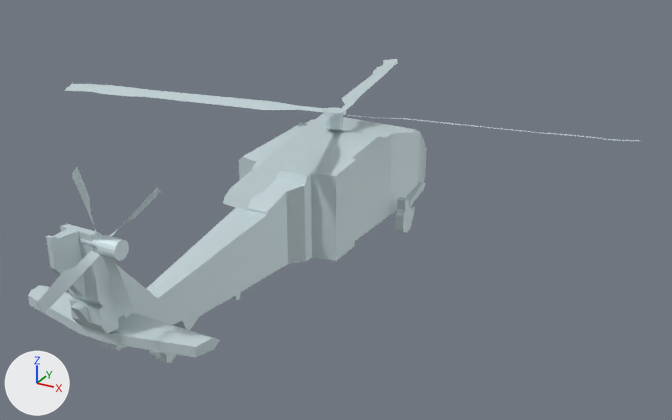
What one commit did to the glTF model public/aircraft-models/H60.glb.
Both versions are drawn from a 50 mm lens placed at (14.8, -23.3, 13.9), pointed at (1.2, 1.3, 1.6). Lighting does not change. The marker at lower left points along +X, +Y and +Z. The picture after the commit comes second. Vertices at exactly the same position are counted once.

The first picture shows 'Aircraft visual hull', 'Rotor 1789435974971-a8efygf71ys', 'Rotor 1789480469367-g70trk64pj'.
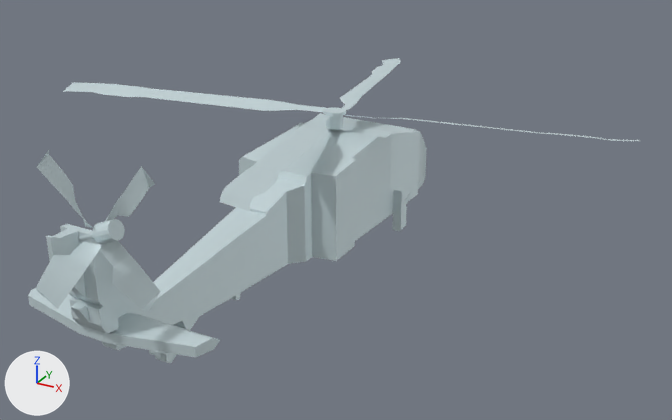
Diff of the bpy script that builds the scene:
```diff
--- a/public/aircraft-models/H60.glb.py
+++ b/public/aircraft-models/H60.glb.py
@@ me_mesh_1 @@
 # used by ob_rotor_1789435974971_a8efygf71ys; location = (0.0, 0.0, 0.0)
-me_mesh_1.from_pydata(...)  # 547 vertices, 1072 faces; spans x -10.1..9.7, y -6.0..13.8, z 3.3..4.8
+me_mesh_1.from_pydata(...)  # 547 vertices, 1072 faces; spans x -10.2..9.7, y -6.1..13.8, z 3.3..4.8
+# me_mesh_1 part 1: the whole mesh is multiplied about its middle by the matrix ((1.0, 0.004, 0.0), (-0.004, 1.0, 0.0), (0.0, 0.0, 1.0))
 me_mesh_1.materials.append(mat_airframe_aluminum)
@@ me_mesh_2 @@
 # used by ob_rotor_1789480469367_g70trk64pj; location = (0.0, 0.0, 0.0)
-me_mesh_2.from_pydata(...)  # 547 vertices, 1056 faces; spans x 0.0..1.31, y -11.11..-6.75, z 2.38..6.74
+me_mesh_2.from_pydata(...)  # 547 vertices, 1056 faces; spans x -0.19..1.56, y -11.13..-6.72, z 2.81..6.9
+# me_mesh_2 part 2: the loose piece of 67 vertices spanning x 0.0..1.31, y -9.17..-8.68, z 4.31..4.81 is turned -22 degrees about the y axis through its middle, then moved by (-0.05, 0.0, 0.25)
+# me_mesh_2 part 3: the loose piece of 120 vertices spanning x 0.63..0.84, y -8.71..-6.75, z 4.62..5.32 is multiplied about its middle by the matrix ((1.972, 0.106, -0.768), (0.0, 1.075, -0.282), (0.797, -0.261, 1.902)), then moved by (-0.3, -0.02, 0.31)
+# me_mesh_2 part 4: the loose piece of 120 vertices spanning x 0.63..0.84, y -9.68..-8.99, z 4.78..6.74 is multiplied about its middle by the matrix ((1.972, -0.106, -0.403), (0.0, 2.051, 0.282), (0.797, 0.261, 0.997)), then moved by (-0.55, -0.09, 0.14)
+# me_mesh_2 part 5: the loose piece of 120 vertices spanning x 0.63..0.84, y -11.11..-9.15, z 3.8..4.5 is multiplied about its middle by the matrix ((1.972, 0.106, -0.768), (0.0, 1.075, -0.282), (0.797, -0.261, 1.902)), then moved by (0.08, 0.02, 0.2)
+# me_mesh_2 part 6: the loose piece of 120 vertices spanning x 0.63..0.84, y -8.87..-8.17, z 2.38..4.34 is multiplied about its middle by the matrix ((1.972, -0.106, -0.403), (0.0, 2.051, 0.282), (0.797, 0.261, 0.997)), then moved by (0.33, 0.09, 0.36)
 me_mesh_2.materials.append(mat_airframe_aluminum)
```

Changed parts and their boxes (x1, y1, x2, y2) in the pictures (672 x 420 px; the box of a moved part takes in the faces that stretch with it):
'Rotor 1789480469367-g70trk64pj', reshaped
    before: (37, 164, 162, 318)
    after: (36, 150, 161, 312)
'Rotor 1789435974971-a8efygf71ys', reshaped
    before: (64, 59, 640, 211)
    after: (64, 58, 640, 212)
part 1 of me_mesh_1, moved or reshaped
    before: (64, 59, 624, 211)
    after: (64, 58, 623, 212)
part 2 of me_mesh_2, moved or reshaped
    before: (78, 235, 129, 261)
    after: (78, 219, 125, 244)
part 3 of me_mesh_2, moved or reshaped
    before: (109, 186, 162, 236)
    after: (104, 166, 155, 222)
part 4 of me_mesh_2, moved or reshaped
    before: (72, 164, 100, 239)
    after: (37, 150, 93, 228)
part 5 of me_mesh_2, moved or reshaped
    before: (37, 250, 100, 313)
    after: (36, 242, 102, 309)
part 6 of me_mesh_2, moved or reshaped
    before: (103, 256, 134, 318)
    after: (98, 241, 161, 312)
